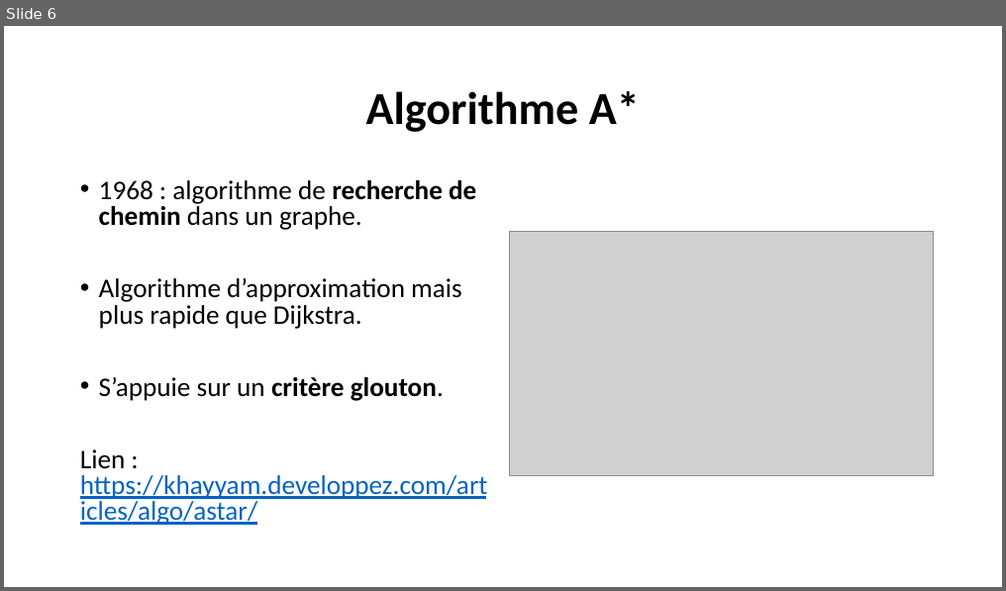
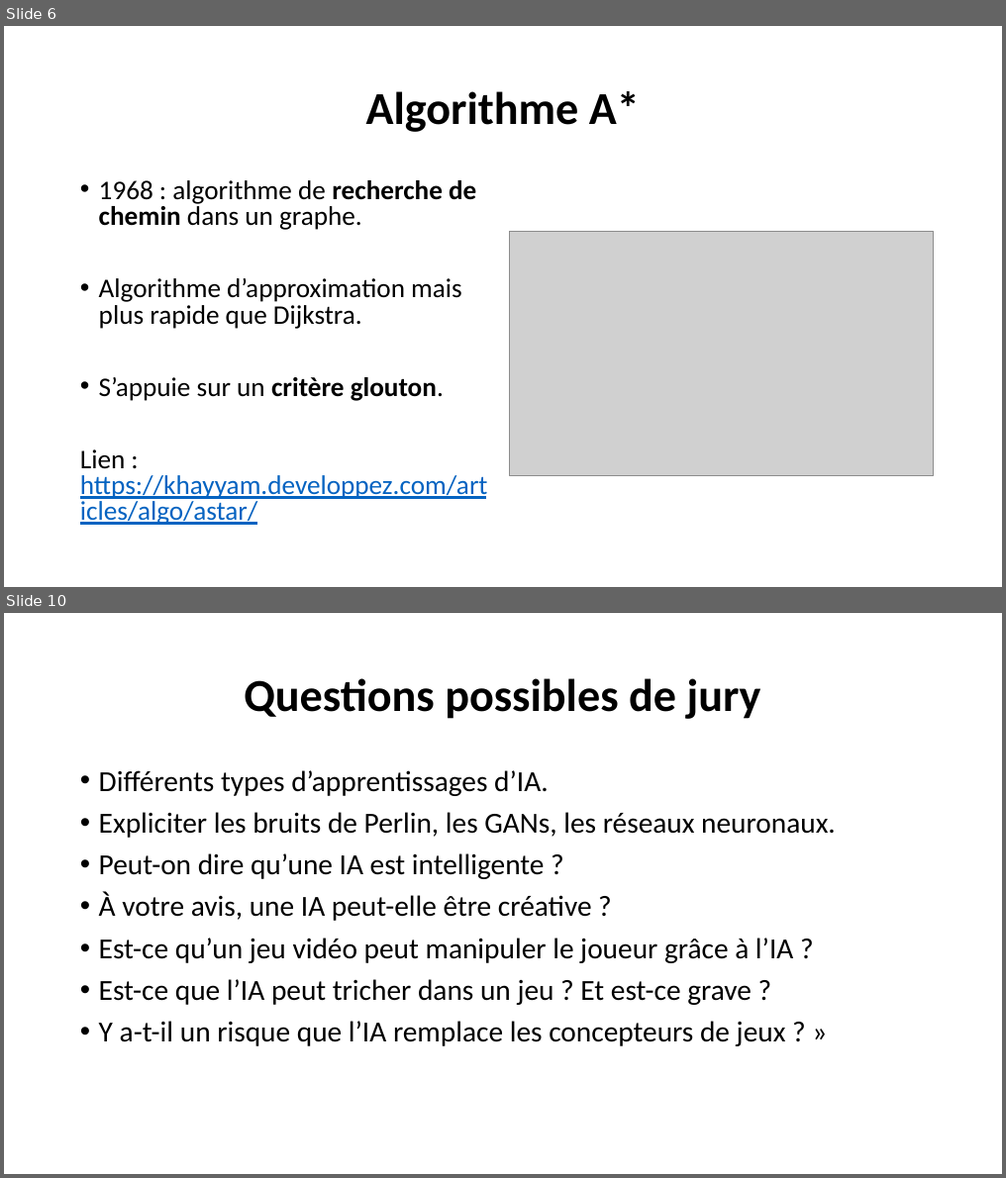
Before and after one commit to lmayer65/NSI_T, a slide deck: Grand Oral/IA_Jeux vidéos/Exemples_IA_Jeux_Videos.pptx. Shown one above the other, each under a label of ours: slide 6 before the commit, slides 6 and 10 after it; the slides between them are not shown. The pictures are 1006x591 and 1006x1178 pixels, drawn with LibreOffice and Linux fonts; fonts in the diff are those of the drawing; grey boxes stand for pictures. Boxes give left, top, right and bottom in pixels: in the first picture for what was removed or moved away, otherwise in the second. Text is boxed around its words. In the diff, an @@ line names an element or a change of style, - is before the commit and + after.

```diff
--- a/Grand Oral/IA_Jeux vidéos/Exemples_IA_Jeux_Videos.pptx
+++ b/Grand Oral/IA_Jeux vidéos/Exemples_IA_Jeux_Videos.pptx
@@ slide 10 added at [4, 613, 1002, 1174], background #FFFFFF @@
@@ title added at [244, 678, 761, 719], 44 pt, text #000000, bold @@
+Questions possibles de jury
@@ text added at [99, 770, 836, 1047], 28 pt, text #000000 @@
+• Différents types d’apprentissages d’IA.
+• Expliciter les bruits de Perlin, les GANs, les réseaux neuronaux.
+• Peut-on dire qu’une IA est intelligente ?
+• À votre avis, une IA peut-elle être créative ?
+• Est-ce qu’un jeu vidéo peut manipuler le joueur grâce à l’IA ?
+• Est-ce que l’IA peut tricher dans un jeu ? Et est-ce grave ?
+• Y a-t-il un risque que l’IA remplace les concepteurs de jeux ? »
```
Also in this commit, not shown: 3 other slides added, 1 other file.
